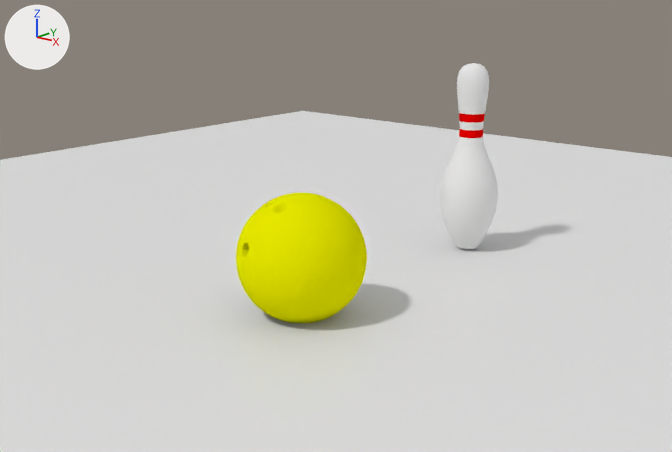
Before and after pictures for a commit that changed the Blender file Bowling Alley.blend.
Rendered twice from a 50 mm lens placed at (9.98, -12.43, 5.54), pointed at (-1.21, 0.73, 0.84). Lighting does not change. The marker at upper left points along +X, +Y and +Z.

Objects in the first picture: 'Bowling Ball', 'Pin', 'Plane'.
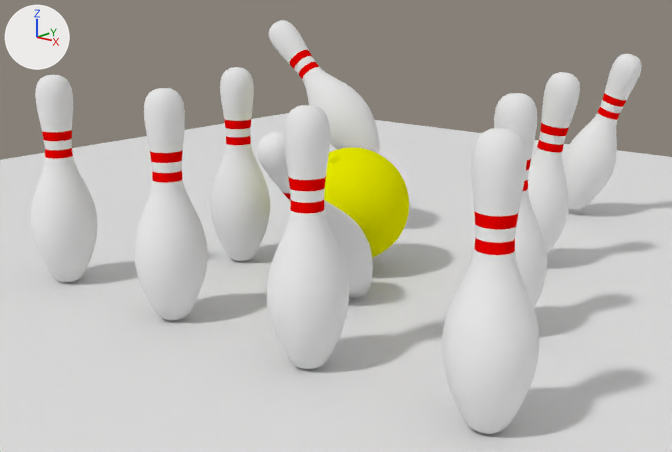
Boxes [x1, y1, x2, y2] around the edits, measured in the pictures (672 x 452 px):
'Bowling Ball', moved
    before: [236, 193, 367, 323]
    after: [324, 148, 409, 257]
'Pin.07', added
    after: [442, 128, 539, 434]
'Pin.08', added
    after: [267, 105, 349, 369]
'Pin', moved, turned
    before: [440, 63, 498, 250]
    after: [269, 20, 380, 153]
'Pin.09', added
    after: [134, 88, 208, 321]
'Pin.10', added
    after: [30, 75, 97, 283]
'Pin.06', added
    after: [210, 67, 270, 261]
'Pin.02', added
    after: [528, 72, 580, 255]
'Pin.01', added
    after: [562, 54, 642, 210]
'Pin.04', added
    after: [470, 93, 547, 308]
'Pin.05', added
    after: [257, 131, 373, 299]

The change, as a diff of the scene's bpy script:
```diff
--- a/Bowling Alley.blend.py
+++ b/Bowling Alley.blend.py
@@ ob_pin @@
 ob_pin = bpy.data.objects.new('Pin', me_mesh)
-ob_pin.location = (0.0, 3.5, 0.0)
-ob_pin.rotation_euler = (1.571, 0.0, 0.0)  # degrees (90, 0, 0)
+ob_pin.location = (-2.06, 2.91, 1.73)
+ob_pin.rotation_euler = (2.101, -0.614, -0.761)  # degrees (120, -35, -44)
@@ ob_bowling_ball @@
 ob_bowling_ball = bpy.data.objects.new('Bowling Ball', me_icosphere_001)
-ob_bowling_ball.location = (0.0, -1.57, 0.98)
+ob_bowling_ball.location = (-0.95, 0.9, 1.27)
 ob_bowling_ball.scale = (1.08, 1.08, 1.08)
@@ ob_pin_07 @@
+ob_pin_07 = bpy.data.objects.new('Pin.07', me_mesh_1)  # 842 vertices, 864 faces; spans x 8.41..9.59, y 0.0..3.8, z -0.59..0.59; in mat_pin (white #e7e7e7), mat_stripe (red #e70200)
+ob_pin_07.location = (-4.48, -3.09, 0.0)
+ob_pin_07.rotation_euler = (1.571, 0.0, 0.0)  # degrees (90, 0, 0)
@@ ob_pin_10 @@
+ob_pin_10 = bpy.data.objects.new('Pin.10', me_mesh.copy())  # the mesh of ob_pin
+ob_pin_10.location = (-4.48, -3.09, 0.0)
+ob_pin_10.rotation_euler = (1.571, 0.0, 0.0)  # degrees (90, 0, 0)
@@ ob_pin_09 @@
+ob_pin_09 = bpy.data.objects.new('Pin.09', me_mesh_004)  # 842 vertices, 864 faces; spans x 2.41..3.59, y 0.0..3.8, z -0.59..0.59; in mat_pin (white #e7e7e7), mat_stripe (red #e70200)
+ob_pin_09.location = (-4.48, -3.09, 0.0)
+ob_pin_09.rotation_euler = (1.571, 0.0, 0.0)  # degrees (90, 0, 0)
@@ ob_pin_08 @@
+ob_pin_08 = bpy.data.objects.new('Pin.08', me_mesh_005)  # 842 vertices, 864 faces; spans x 5.41..6.59, y 0.0..3.8, z -0.59..0.59; in mat_pin (white #e7e7e7), mat_stripe (red #e70200)
+ob_pin_08.location = (-4.48, -3.09, 0.0)
+ob_pin_08.rotation_euler = (1.571, 0.0, 0.0)  # degrees (90, 0, 0)
@@ ob_pin_06 @@
+ob_pin_06 = bpy.data.objects.new('Pin.06', me_mesh.copy())  # the mesh of ob_pin
+ob_pin_06.location = (-2.98, -0.09, 0.0)
+ob_pin_06.rotation_euler = (1.571, 0.0, 0.0)  # degrees (90, 0, 0)
@@ ob_pin_05 @@
+ob_pin_05 = bpy.data.objects.new('Pin.05', me_mesh_004.copy())
+ob_pin_05.location = (-2.98, -0.09, 0.0)
+ob_pin_05.rotation_euler = (2.192, 0.0, 0.0)  # degrees (126, 0, 0)
@@ ob_pin_04 @@
+ob_pin_04 = bpy.data.objects.new('Pin.04', me_mesh_005.copy())
+ob_pin_04.location = (-2.98, -0.09, 0.0)
+ob_pin_04.rotation_euler = (1.571, 0.0, 0.0)  # degrees (90, 0, 0)
@@ ob_pin_02 @@
+ob_pin_02 = bpy.data.objects.new('Pin.02', me_mesh_004.copy())
+ob_pin_02.location = (-1.48, 3.0, 0.46)
+ob_pin_02.rotation_euler = (1.559, 0.153, 0.105)  # degrees (89, 8.8, 6)
@@ ob_pin_01 @@
+ob_pin_01 = bpy.data.objects.new('Pin.01', me_mesh_005.copy())
+ob_pin_01.location = (-5.19, 5.91, 1.95)
+ob_pin_01.rotation_euler = (1.609, 0.306, 0.294)  # degrees (92, 18, 17)
```
